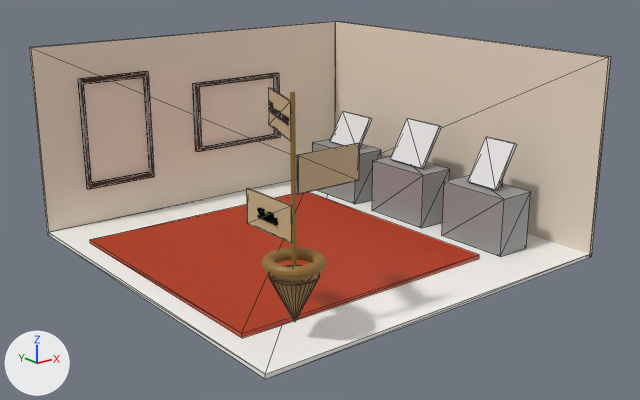
An edit to the glTF model padtaiPortfolio.glb, drawn before and after from the same camera.
Camera for both pictures: a 50 mm camera at (-26.7, -34.0, 16.0) aimed at (-0.1, -0.8, 2.7). The lights are fixed; the arrows at lower left show +X, +Y and +Z. The older version comes first. Mesh edges are drawn as thin lines on the coarser meshes. Where no turn or scale is listed for an object, it has been applied to the vertices.

The older version as bpy lines, for what is in view:
```python
me_plane_002 = bpy.data.meshes.new('Plane.002')
me_plane_002.from_pydata(...)  # a box spanning x -10.0..10.0, y 0.0..0.2, z -5.0..5.0
me_plane_002.materials.append(mat_material_003)  # pale yellow #eadbc8
me_plane_003 = bpy.data.meshes.new('Plane.003')
me_plane_003.from_pydata(...)  # 16 vertices, 32 faces; spans x -2.0..2.0, y -0.2..0.0, z -3.0..3.0
me_plane_003.materials.append(mat_material_008)  # brown #3c1f00
me_plane_016 = bpy.data.meshes.new('Plane.016')
me_plane_016.from_pydata(...)  # 8 vertices, 12 faces; spans x -0.8..0.62, y -1.25..1.25, z -1.08..1.18
ob_plane_002 = bpy.data.objects.new('Plane.002', me_plane_002)
ob_plane_002.location = (0.0, 10.0, 5.0)
ob_plane_003 = bpy.data.objects.new('Plane.003', me_plane_003)
ob_plane_003.location = (-5.65, 10.0, 5.2)
ob_plane_013 = bpy.data.objects.new('Plane.013', me_plane_016)
ob_plane_013.location = (7.42, 0.0, 4.3)
# also in view: 'Plane.005' at (7.0, 5.5, 1.7); 'Plane.014' at (7.3, -5.5, 4.4); 'Plane.008' at (-2.0, 0.0, 0.3); 'Plane.017' at (-6.9, -6.9, 9.0); 'Plane.009' at (-7.4, -6.8, 5.0)
```
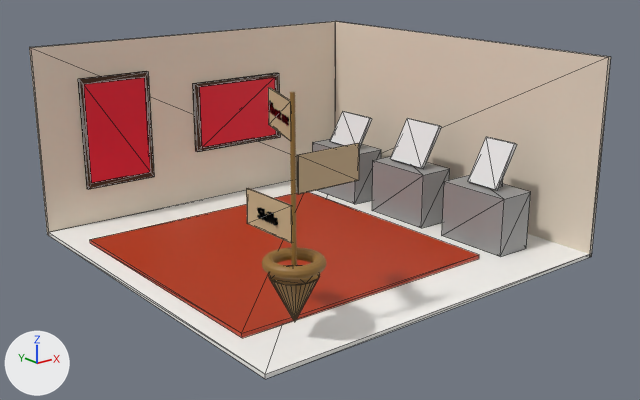
Pixel boxes (x1, y1, x2, y2) of what changed, in the pictures (640 x 400 px):
'AboutmeEnd', added (red): after (83, 77, 150, 183)
'SkillsEnd', added (red): after (199, 77, 276, 147)

Patch to the scene script:
```diff
--- a/padtaiPortfolio.glb.py
+++ b/padtaiPortfolio.glb.py
@@ mat_material_025 @@
+mat_material_025 = principled_material('Material.025')
+mat_material_025.base_color = (0.8, 0.0045, 0.0293)  # red #e70e30
@@ mat_material_024 @@
+mat_material_024 = principled_material('Material.024')
+mat_material_024.base_color = (0.8, 0.0045, 0.0293)  # red #e70e30
@@ me_plane_023 @@
+me_plane_023.from_pydata(...)  # a box spanning x -2.7..2.7, y -0.15..0.0, z -1.8..1.8
+me_plane_023.materials.append(mat_material_025)  # red #e70e30
@@ me_plane_022 @@
+me_plane_022.from_pydata(...)  # a box spanning x -1.8..1.8, y -0.15..0.0, z -2.7..2.7
+me_plane_022.materials.append(mat_material_024)  # red #e70e30
@@ ob_skillsend @@
+ob_skillsend = bpy.data.objects.new('SkillsEnd', me_plane_023)
+ob_skillsend.location = (2.25, 9.98, 5.2)
@@ ob_aboutmeend @@
+ob_aboutmeend = bpy.data.objects.new('AboutmeEnd', me_plane_022)
+ob_aboutmeend.location = (-5.65, 9.98, 5.2)
```
